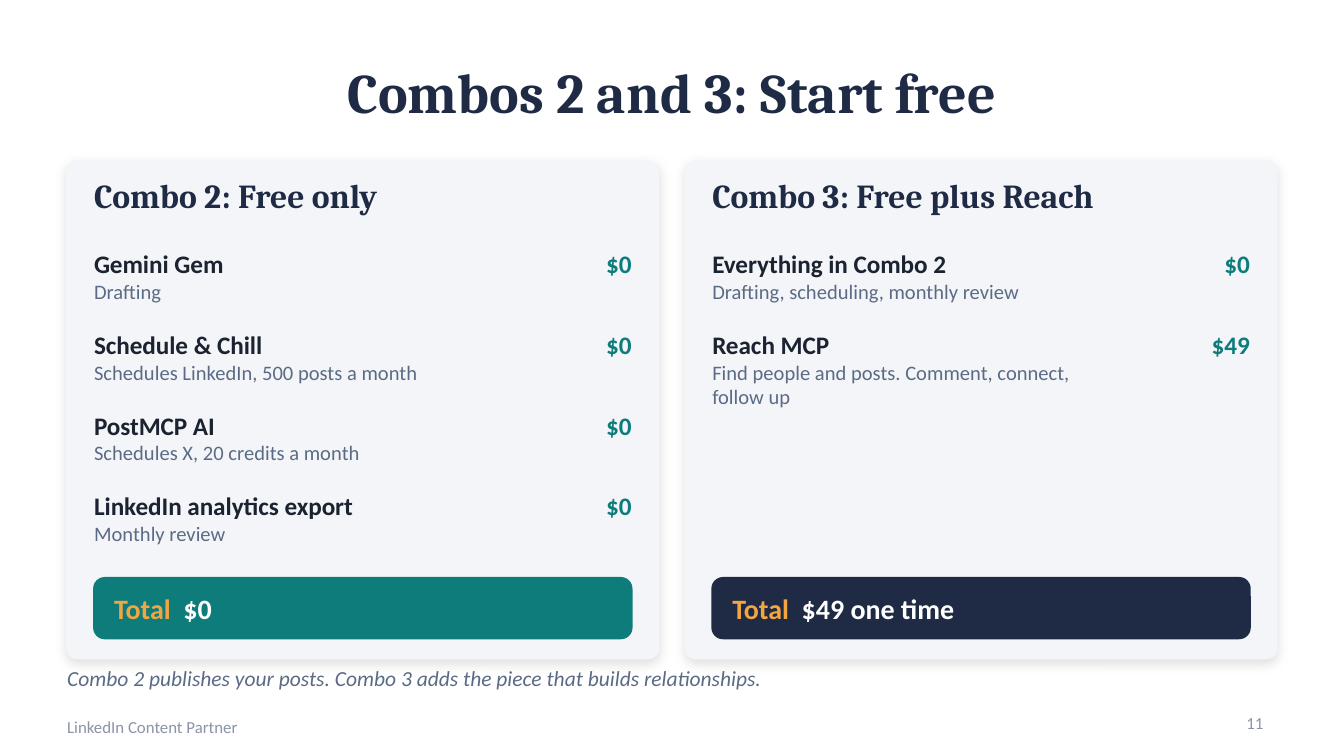
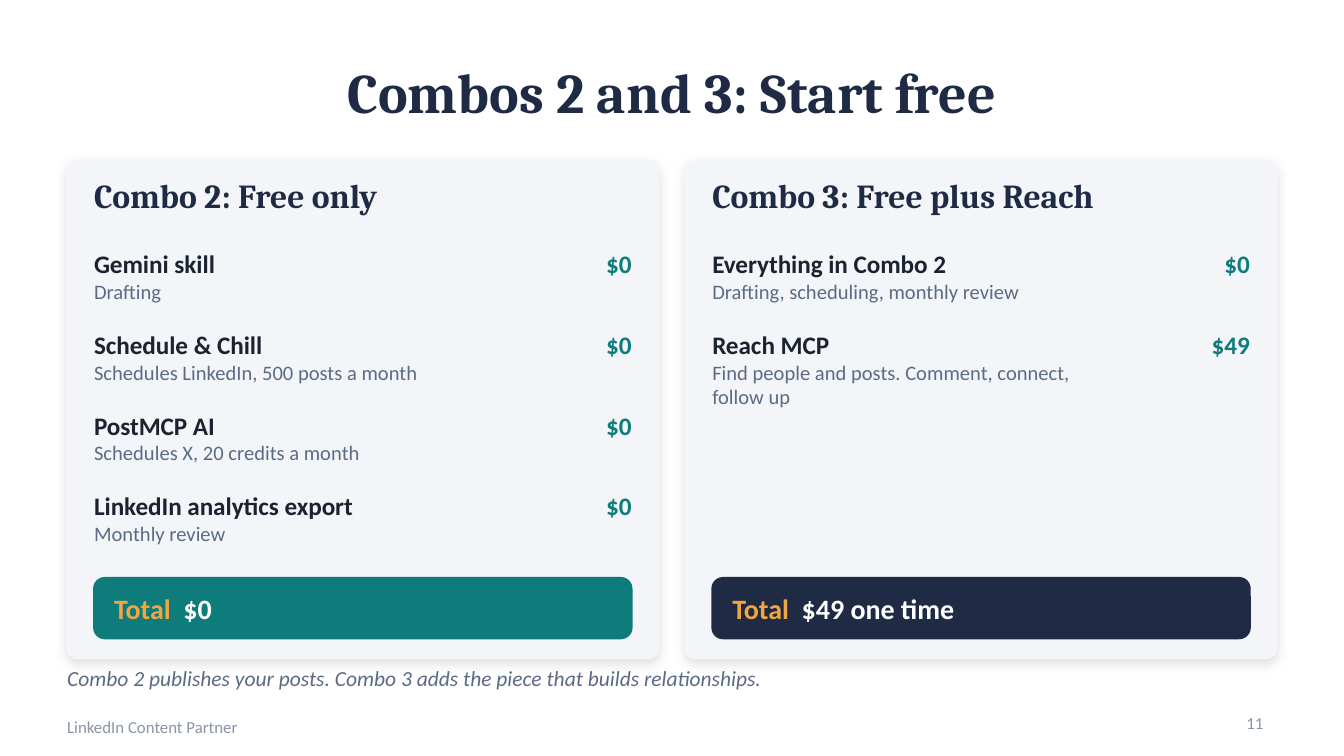
Before and after one commit to crystaljonespmp/LinkedIn-Content-Partner-Automation, a slide deck: slide 11 of PowerPoint/LinkedIn-Content-Partner-Automation-Slides.pptx. Drawn at 1344x756 pixels with LibreOffice and Linux fonts; fonts in the diff are those of the drawing. Boxes give left, top, right and bottom in pixels: in the first picture for what was removed or moved away, otherwise in the second. Text is boxed around its words. In the diff, an @@ line names an element or a change of style, - is before the commit and + after.

```diff
--- a/PowerPoint/LinkedIn-Content-Partner-Automation-Slides.pptx
+++ b/PowerPoint/LinkedIn-Content-Partner-Automation-Slides.pptx
@@ text at [94,255,215,273]: text changed @@
-Gemini Gem
+Gemini skill
```
Also in this commit, not shown: 2 other slides changed, 2 other files.
